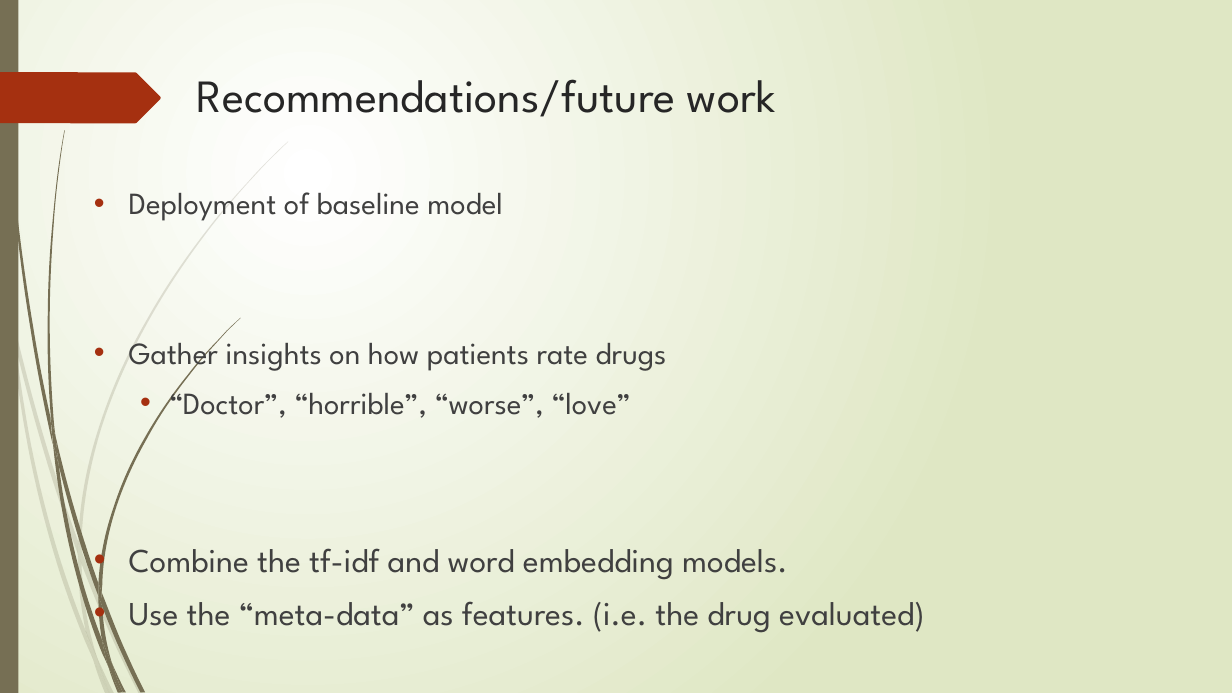
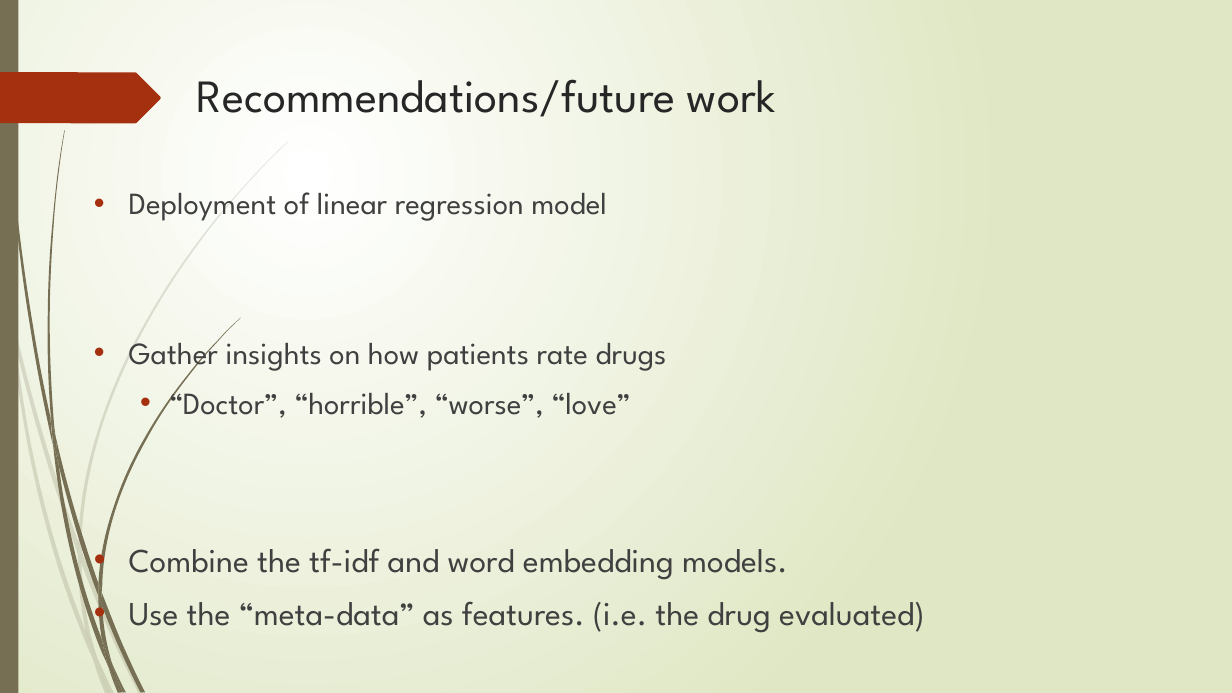
Before and after one commit to jmarksk/DrugReviewAnalysis, a slide deck: slide 7 of Presentation1.pptx (slide 6 before the commit). Drawn at 1232x693 pixels with LibreOffice and Linux fonts; fonts in the diff are those of the drawing. Boxes give left, top, right and bottom in pixels: in the first picture for what was removed or moved away, otherwise in the second. Text is boxed around its words. In the diff, an @@ line names an element or a change of style, - is before the commit and + after.

Commit message:
evaluation of chosen model

```diff
--- a/Presentation1.pptx
+++ b/Presentation1.pptx
@@ text at (x1=129, y1=192, x2=607, y2=221): text changed @@
-• Deployment of baseline model
+• Deployment of linear regression model
```
Also in this commit, not shown: 2 other slides changed, 1 slide added, 1 other file.
